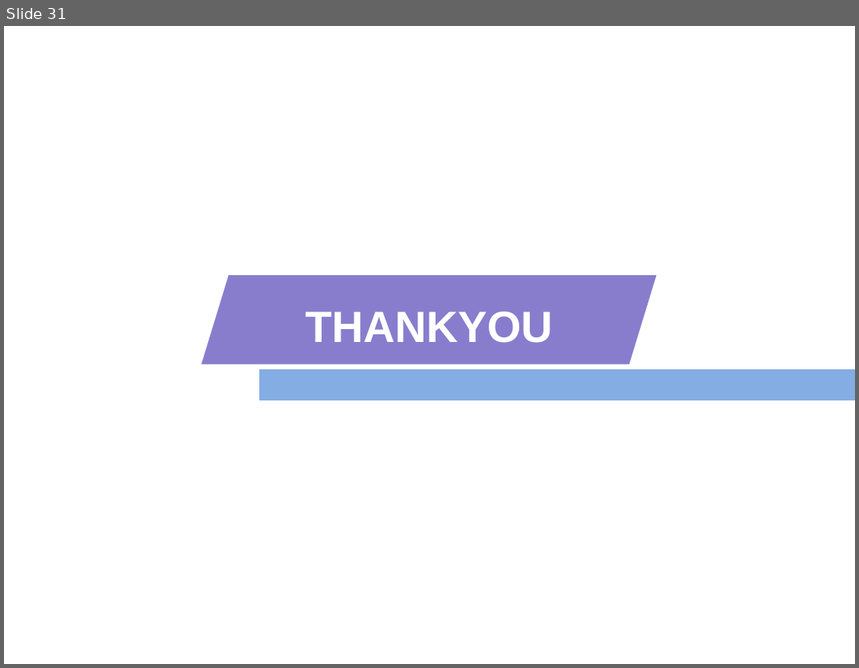
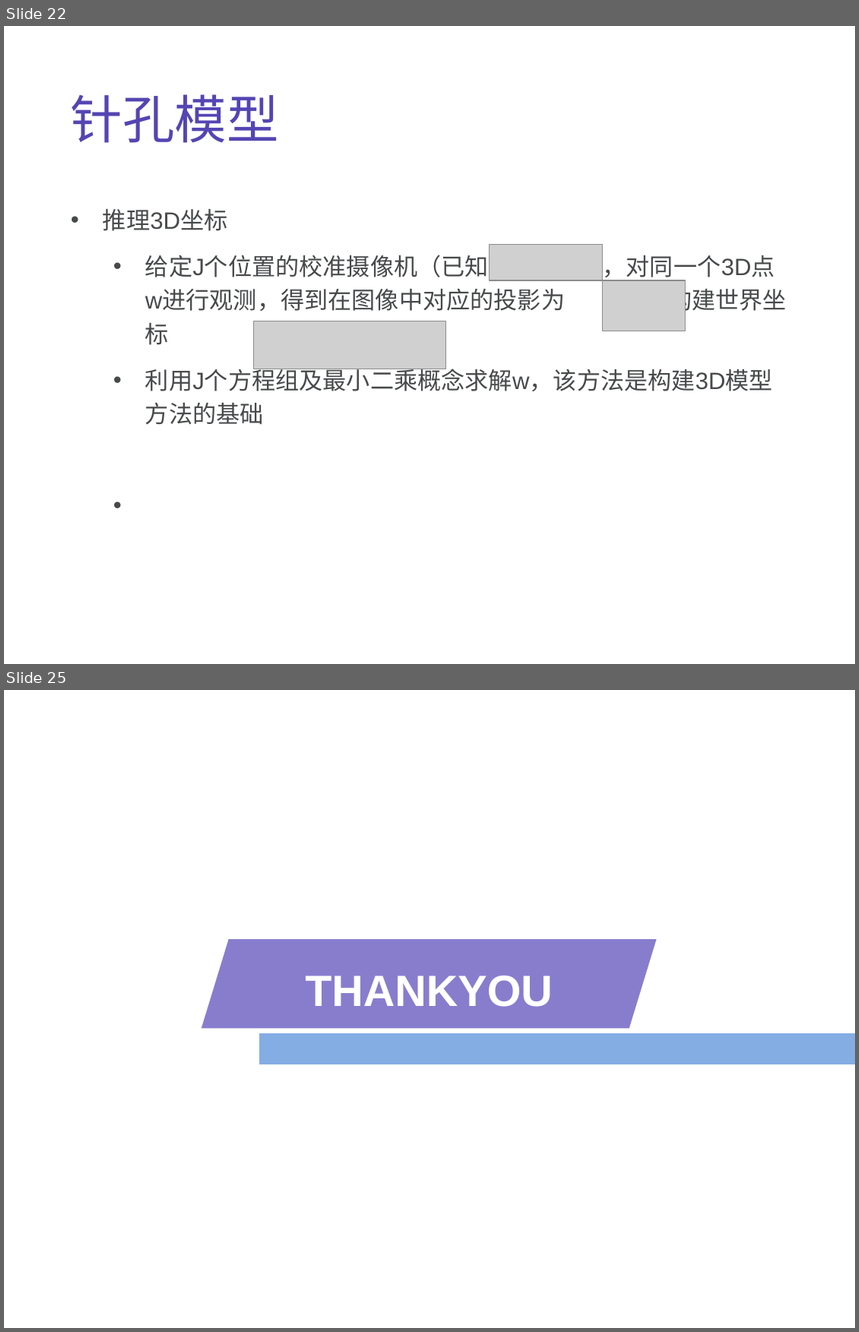
Before and after one commit to fengqiang111/evolution_plan, a slide deck: cv/2-图像形成.ppt. Shown one above the other, each under a label of ours: slide 31 before the commit, slides 22 and 25 after it; the slides between them are not shown. The pictures are 859x668 and 859x1332 pixels, drawn with LibreOffice and Linux fonts; fonts in the diff are those of the drawing; grey boxes stand for pictures. Boxes give left, top, right and bottom in pixels: in the first picture for what was removed or moved away, otherwise in the second. Text is boxed around its words. In the diff, an @@ line names an element or a change of style, - is before the commit and + after.

```diff
--- a/cv/2-图像形成.ppt
+++ b/cv/2-图像形成.ppt
@@ slide 22 added at (x1=4, y1=26, x2=855, y2=664), background #FFFFFF @@
@@ text added at (x1=71, y1=94, x2=279, y2=143), 44 pt, text #5445B3 @@
+针孔模型
@@ text added at (x1=103, y1=209, x2=787, y2=392), 20 pt, text #47494B @@
+• 推理3D坐标
+  • 给定J个位置的校准摄像机（已知 ），对同一个3D点w进行观测，得到在图像中对应的投影为 ，构建世界坐标
+  • 利用J个方程组及最小二乘概念求解w，该方法是构建3D模型方法的基础
@@ picture added at (x1=489, y1=245, x2=602, y2=281) @@
@@ picture added at (x1=602, y1=281, x2=686, y2=331) @@
@@ picture added at (x1=253, y1=322, x2=446, y2=370) @@
@@ what was slide 31 is now slide 25 @@
```
Also in this commit, not shown: 23 other slides added, 30 slides removed.
